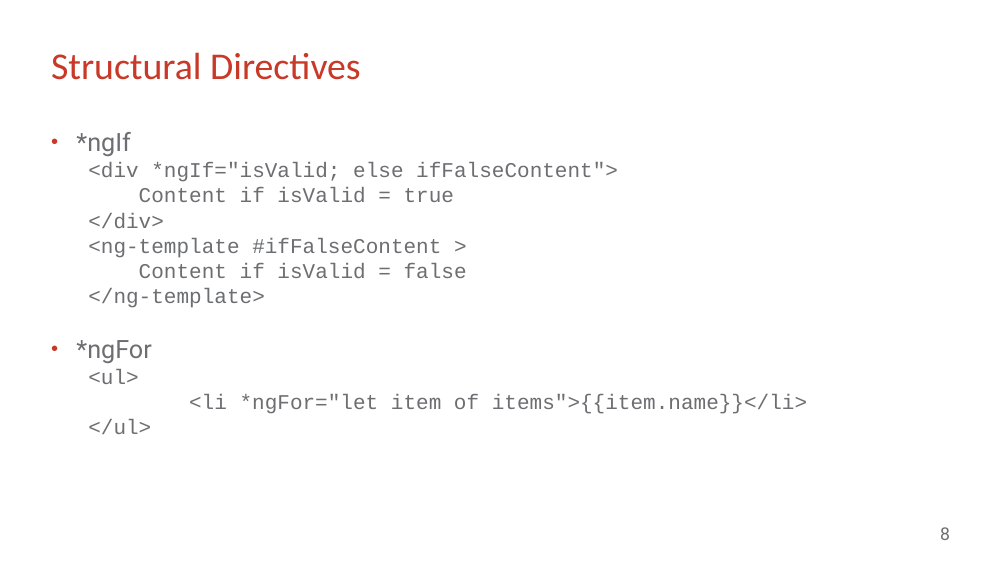
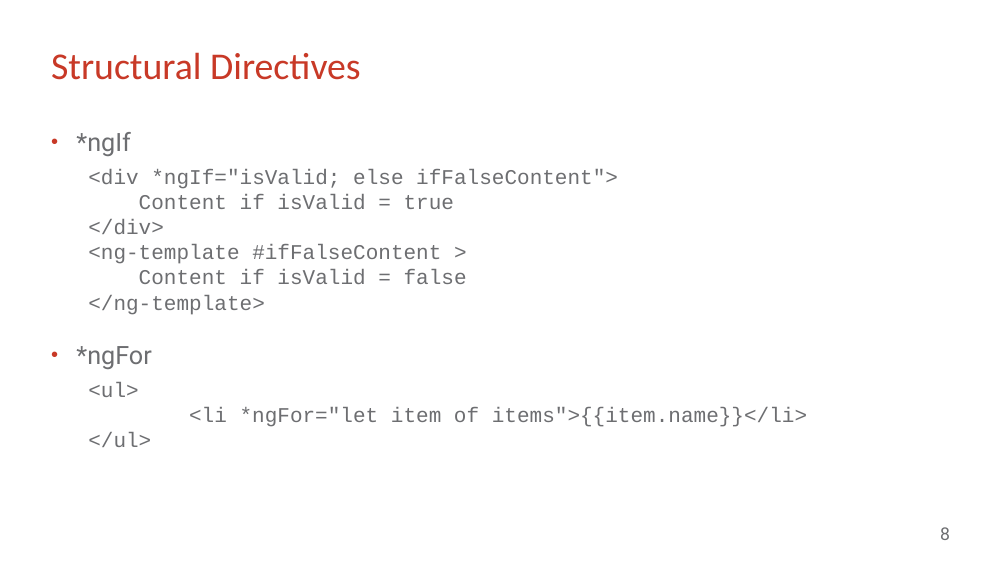
Before and after one commit to ViliusArminas/NRD_Akademija_2018_04, a slide deck: slide 8 of angular_project_part1.pptx. Drawn at 1008x567 pixels with LibreOffice and Linux fonts; fonts in the diff are those of the drawing; background and template pictures are left out. Boxes give left, top, right and bottom in pixels: in the first picture for what was removed or moved away, otherwise in the second. Text is boxed around its words. In the diff, an @@ line names an element or a change of style, - is before the commit and + after.

```diff
--- a/angular_project_part1.pptx
+++ b/angular_project_part1.pptx
@@ subtitle at (76, 132, 151, 369): more space between paragraphs @@
```
Also in this commit, not shown: 4 other slides changed, 1 other file.
